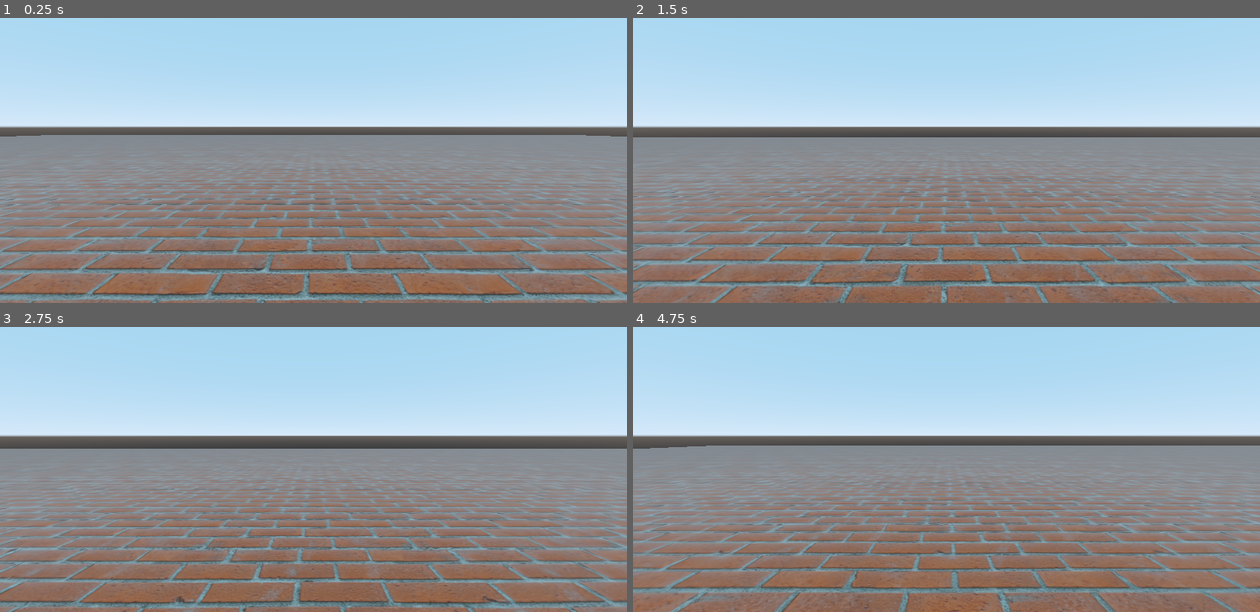
Above: before the commit, frames 1-4 (two rows, left to right).
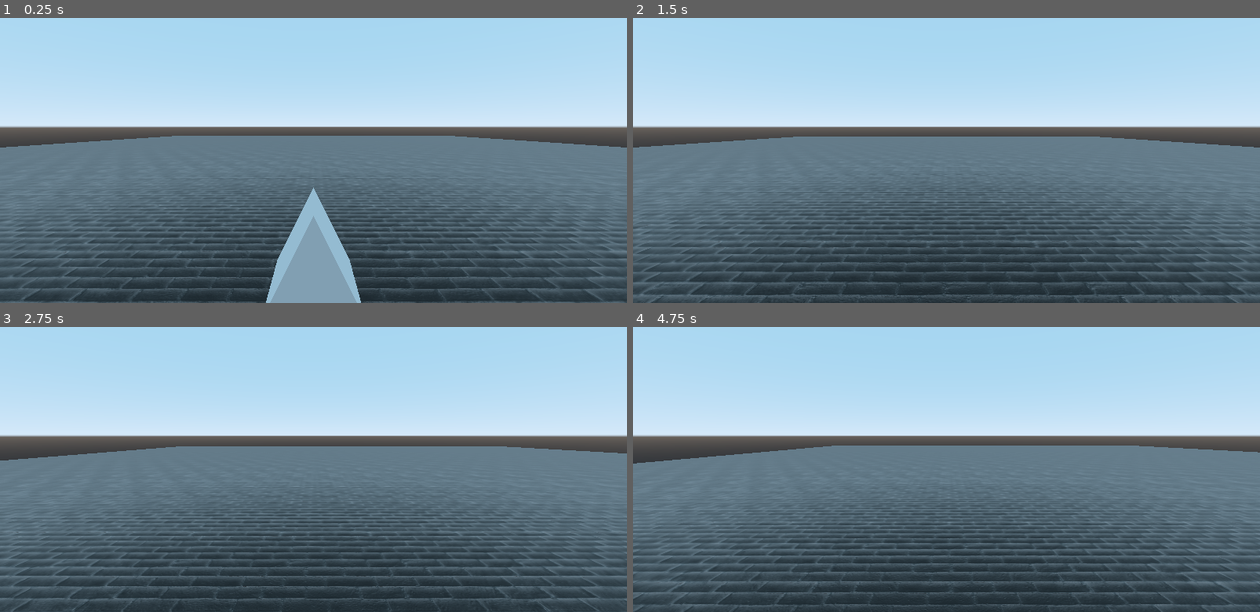
Above: after the commit, the same moments.

Repository: PandaPalumbo/GalacticWarfare
Game: Godot game, scene res://World.tscn
The game is run twice, just before and just after one commit, with the same random seed, the same clock (stepped at 60 frames per second) and the same inputs.
Inputs (mouse positions are in pixels of both pictures, inside the frame that each line leads up to):
- Up to frame 1 (0.25 s): no input
- Up to frame 2 (1.5 s): tap Enter at 0.5 s; move the mouse to (915, 197) at 0.52 s; hold R (rotate, bound only after the commit) 0.53-1.28 s; hold W (move_forward) from 0.53 s (still down); click (915, 197) at 0.67 s; move the mouse to (1134, 180) at 1.27 s; tap R (rotate, bound only after the commit) at 1.35 s; click (1134, 180) at 1.42 s
- Up to frame 3 (2.75 s): move the mouse to (125, 384) at 2.02 s; release W (move_forward) at 2.03 s; hold A (move_left) from 2.03 s (still down); hold R (rotate, bound only after the commit) from 2.03 s (still down); click (125, 384) at 2.17 s
- Up to frame 4 (4.75 s): move the mouse to (977, 435) at 2.77 s; release R (rotate, bound only after the commit) at 2.78 s; tap R (rotate, bound only after the commit) at 2.85, 4.35 s; click (977, 435) at 2.92 s; move the mouse to (852, 346) at 3.52 s; release A (move_left) at 3.53 s; hold S (move_backward) 3.53-4.28 s; hold R (rotate, bound only after the commit) 3.53-4.28 s; click (852, 346) at 3.67 s; move the mouse to (1084, 418) at 4.27 s; hold D (move_right) from 4.28 s (still down); click (1084, 418) at 4.42 s

The runs differ from the first frame. In frame 1, 58% of the frame differs, in the area x 0-100%, y 41-100%; in frame 2, 57%; in frame 3, 56%; in frame 4, 58%.

Commit message:
PUSHING basic unit done

Diff:
--- a/World.tscn
+++ b/World.tscn
@@ -1,23 +1,37 @@
-[gd_scene load_steps=7 format=2]
+[gd_scene load_steps=11 format=2]
 
 [ext_resource path="res://materials/brickOrange/brick.tres" type="Material" id=1]
-[ext_resource path="res://Player.gd" type="Script" id=2]
+[ext_resource path="res://scripts/Player.gd" type="Script" id=2]
+[ext_resource path="res://scripts/Unit.gd" type="Script" id=3]
 
-[sub_resource type="SphereShape" id=4]
+[sub_resource type="SphereShape" id=1]
 radius = 1.24724
 
-[sub_resource type="PhysicsMaterial" id=1]
+[sub_resource type="PhysicsMaterial" id=2]
 
-[sub_resource type="BoxShape" id=2]
+[sub_resource type="BoxShape" id=3]
 extents = Vector3( 25, 0.5, 25 )
 
-[sub_resource type="CubeMesh" id=3]
+[sub_resource type="CubeMesh" id=4]
+
+[sub_resource type="PrismMesh" id=5]
+size = Vector3( 2, 2, 1 )
+
+[sub_resource type="SpatialMaterial" id=7]
+
+[sub_resource type="BoxShape" id=6]
+extents = Vector3( 0.462548, 1, 0.492581 )
 
 [node name="World" type="Spatial"]
 transform = Transform( 0.783215, 0, 0, 0, 0.783215, 0, 0, 0, 0.783215, 0, 0.519873, 0 )
+__meta__ = {
+"_edit_lock_": true
+}
 
 [node name="Player" type="KinematicBody" parent="."]
-transform = Transform( 1, 0, 0, 0, 1, 0, 0, 0, 1, 0, 0.892155, 0 )
+transform = Transform( 1, 0, 0, 0, 1, 0, 0, 0, 1, 0, 1.7592, -22.5873 )
+collision_layer = 3
+collision_mask = 0
 script = ExtResource( 2 )
 
 [node name="Camera" type="InterpolatedCamera" parent="Player"]
@@ -26,15 +40,28 @@
 
 [node name="CollisionShape" type="CollisionShape" parent="Player"]
 transform = Transform( 0.5, 0, 0, 0, 0.5, 0, 0, 0, 0.5, 0, 0, 0 )
-shape = SubResource( 4 )
+shape = SubResource( 1 )
 
 [node name="Ground" type="StaticBody" parent="."]
-physics_material_override = SubResource( 1 )
+collision_layer = 3
+physics_material_override = SubResource( 2 )
 
 [node name="CollisionShape" type="CollisionShape" parent="Ground"]
-shape = SubResource( 2 )
+shape = SubResource( 3 )
 
 [node name="CSGMesh" type="CSGMesh" parent="Ground/CollisionShape"]
 transform = Transform( 25, 0, 0, 0, 0.1, 0, 0, 0, 25, 0, 0, 0 )
-mesh = SubResource( 3 )
+mesh = SubResource( 4 )
 material = ExtResource( 1 )
+
+[node name="Unit" type="CSGMesh" parent="."]
+transform = Transform( 1, 0, 0, 0, 1, 0, 0, 0, 1, 0, 0, -19.7189 )
+mesh = SubResource( 5 )
+material = SubResource( 7 )
+script = ExtResource( 3 )
+
+[node name="Area" type="Area" parent="Unit"]
+
+[node name="CollisionShape" type="CollisionShape" parent="Unit/Area"]
+shape = SubResource( 6 )
+[connection signal="input_event" from="Unit/Area" to="Unit" method="_on_Area_input_event"]
--- a/materials/brickOrange/brick.tres
+++ b/materials/brickOrange/brick.tres
@@ -8,6 +8,7 @@
 
 [resource]
 resource_name = "brick"
+albedo_color = Color( 0, 0, 0, 1 )
 albedo_texture = ExtResource( 1 )
 metallic = 0.1
 metallic_texture = ExtResource( 3 )
--- /dev/null
+++ b/materials/concrete_hd/concrete.tres
@@ -0,0 +1,22 @@
+[gd_resource type="SpatialMaterial" format=2]
+
+[resource]
+resource_name = "concrete"
+albedo_color = Color( 0.78125, 0.78125, 0.78125, 1 )
+metallic = 0.2
+metallic_texture_channel = 4
+roughness = 0.7
+normal_enabled = true
+normal_scale = 1.1
+depth_enabled = true
+depth_scale = 0.01
+depth_deep_parallax = true
+depth_min_layers = 8
+depth_max_layers = 32
+depth_flip_tangent = false
+depth_flip_binormal = false
+subsurf_scatter_enabled = true
+subsurf_scatter_strength = 0.1
+uv1_scale = Vector3( 0.25, 0.25, 0.25 )
+uv1_triplanar = true
+uv1_triplanar_sharpness = 2.07053
--- /dev/null
+++ b/materials/highlight.tres
@@ -0,0 +1,4 @@
+[gd_resource type="SpatialMaterial" format=2]
+
+[resource]
+albedo_color = Color( 0.109804, 1, 0.121569, 1 )
--- /dev/null
+++ b/materials/mudCracked/mud.tres
@@ -0,0 +1,36 @@
+[gd_resource type="SpatialMaterial" load_steps=6 format=2]
+
+[ext_resource path="res://materials/mudCracked/Cracked_Mud_001_COLOR.jpg" type="Texture" id=1]
+[ext_resource path="res://materials/mudCracked/Cracked_Mud_001_OCC.jpg" type="Texture" id=2]
+[ext_resource path="res://materials/mudCracked/Cracked_Mud_001_DISP.png" type="Texture" id=3]
+[ext_resource path="res://materials/mudCracked/Cracked_Mud_001_NORM.jpg" type="Texture" id=4]
+[ext_resource path="res://materials/mudCracked/Cracked_Mud_001_ROUGH.jpg" type="Texture" id=5]
+
+[resource]
+resource_name = "mud"
+albedo_texture = ExtResource( 1 )
+metallic = 0.14
+metallic_specular = 0.0
+roughness = 0.89
+roughness_texture = ExtResource( 5 )
+roughness_texture_channel = 4
+normal_enabled = true
+normal_scale = 1.0
+normal_texture = ExtResource( 4 )
+rim_enabled = true
+rim = 0.02
+rim_tint = 0.1
+ao_enabled = true
+ao_light_affect = 0.2
+ao_texture = ExtResource( 2 )
+ao_on_uv2 = false
+ao_texture_channel = 0
+depth_enabled = true
+depth_scale = -0.01
+depth_deep_parallax = true
+depth_min_layers = 8
+depth_max_layers = 32
+depth_flip_tangent = false
+depth_flip_binormal = false
+depth_texture = ExtResource( 3 )
+uv1_scale = Vector3( 0.66, 0.66, 0.66 )
--- a/project.godot
+++ b/project.godot
@@ -76,6 +76,11 @@
 "events": [ Object(InputEventKey,"resource_local_to_scene":false,"resource_name":"","device":0,"alt":false,"shift":false,"control":false,"meta":false,"command":false,"pressed":false,"scancode":69,"unicode":0,"echo":false,"script":null)
  ]
 }
+rotate={
+"deadzone": 0.5,
+"events": [ Object(InputEventKey,"resource_local_to_scene":false,"resource_name":"","device":0,"alt":false,"shift":false,"control":false,"meta":false,"command":false,"pressed":false,"scancode":82,"unicode":0,"echo":false,"script":null)
+ ]
+}
 
 [rendering]
 
--- /dev/null
+++ b/scripts/Unit.gd
@@ -0,0 +1,67 @@
+extends CSGMesh
+
+#params
+var isHighlighted = false
+var canRotate = false
+var speed = 0.1
+var rot_x = 0
+var rot_y = 0
+
+func _ready():
+	pass
+
+
+func _process(delta):
+	if isHighlighted:
+		if Input.is_action_pressed("rotate"):
+			canRotate = true
+		else:
+			canRotate = false
+
+func _on_Area_input_event(camera, event, click_position, click_normal, shape_idx):
+	if event is InputEventMouseButton and event.button_mask & 1:
+		if event.is_pressed():
+			handleHighlight()
+
+func _input(event):
+	if canRotate:
+		handleRotation(event)
+	if isHighlighted:
+		handleRaiseLower(event)
+
+func handleHighlight():
+	if isHighlighted:
+		var children = get_children()
+		for child in children:
+			if child.name == 'outline':
+				remove_child(child)
+				isHighlighted = false
+	else:
+		var mesh_outline = mesh.create_outline(0.02)
+		var Outline = MeshInstance.new()
+		Outline.name = 'outline'
+		add_child(Outline)
+		Outline.set_mesh(mesh_outline)
+		var highlightMaterial = load("res://materials/highlight.tres")
+		Outline.set_surface_material(0, highlightMaterial)
+		isHighlighted = true
+
+func handleRotation(event):
+
+	if isHighlighted:
+		if event is InputEventMouseMotion:
+			var rotation_speed = speed* 0.1
+
+			# modify accumulated mouse rotation
+			rot_x -= event.relative.x * rotation_speed
+			transform.basis = Basis() # reset rotation
+			rotate_object_local(Vector3(0, 1, 0), rot_x) # first rotate in Y
+
+
+func handleRaiseLower(event):
+	if event is InputEventMouseButton:
+		if event.is_pressed():
+			if event.button_index == BUTTON_WHEEL_UP:
+				translate_object_local(Vector3(0,1,0)*speed)
+			if event.button_index == BUTTON_WHEEL_DOWN:
+				translate_object_local(Vector3(0,-1,0)*speed)
Not shown, added: materials/concrete_hd/concrete.png.import
Not shown, added: materials/concrete_hd/concrete_height.png.import
Not shown, added: materials/concrete_hd/concrete_logo.png.import
Not shown, added: materials/concrete_hd/concrete_spec.png.import
Not shown, added: materials/concrete_hd/concrete_tex.png.import
Binary file added: materials/mudCracked/Cracked_Mud_001_COLOR.jpg
Not shown, added: materials/mudCracked/Cracked_Mud_001_COLOR.jpg.import
Binary file added: materials/mudCracked/Cracked_Mud_001_DISP.png
Not shown, added: materials/mudCracked/Cracked_Mud_001_DISP.png.import
Binary file added: materials/mudCracked/Cracked_Mud_001_NORM.jpg
Not shown, added: materials/mudCracked/Cracked_Mud_001_NORM.jpg.import
Binary file added: materials/mudCracked/Cracked_Mud_001_OCC.jpg
(and 11 more such lines)
